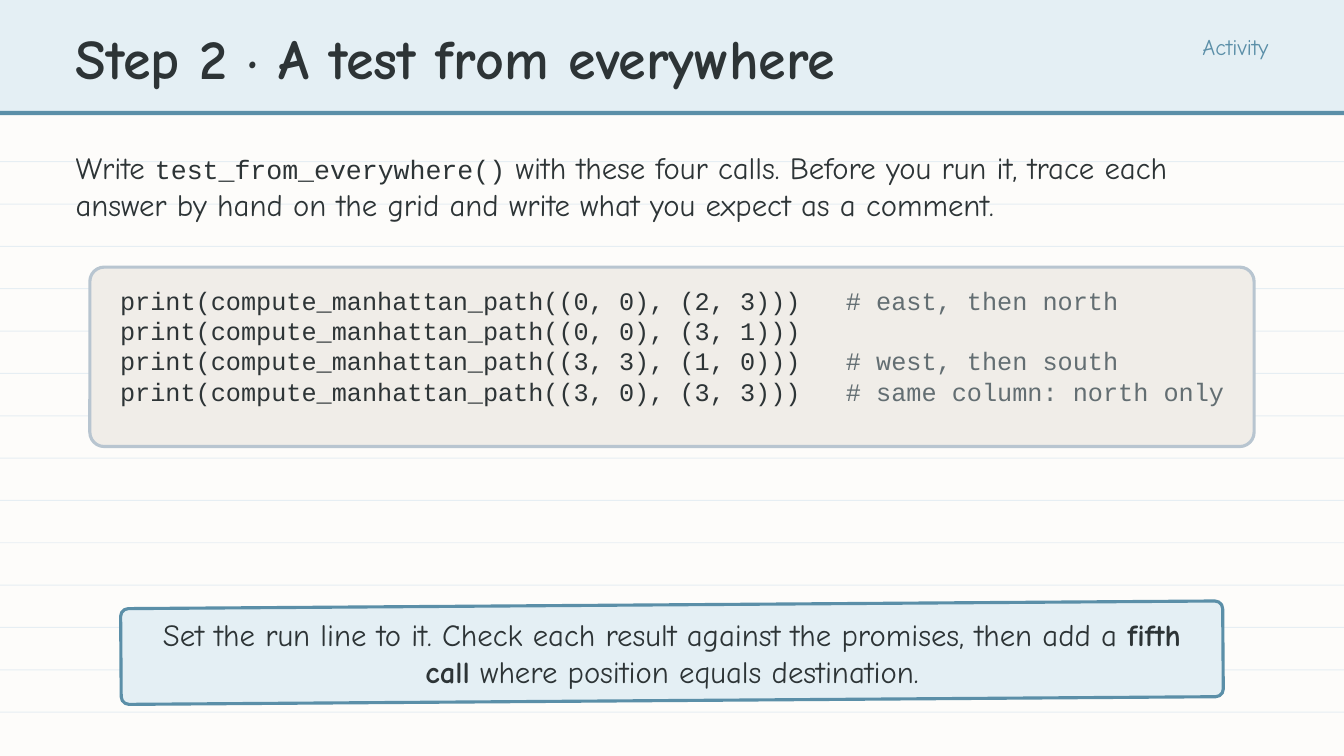
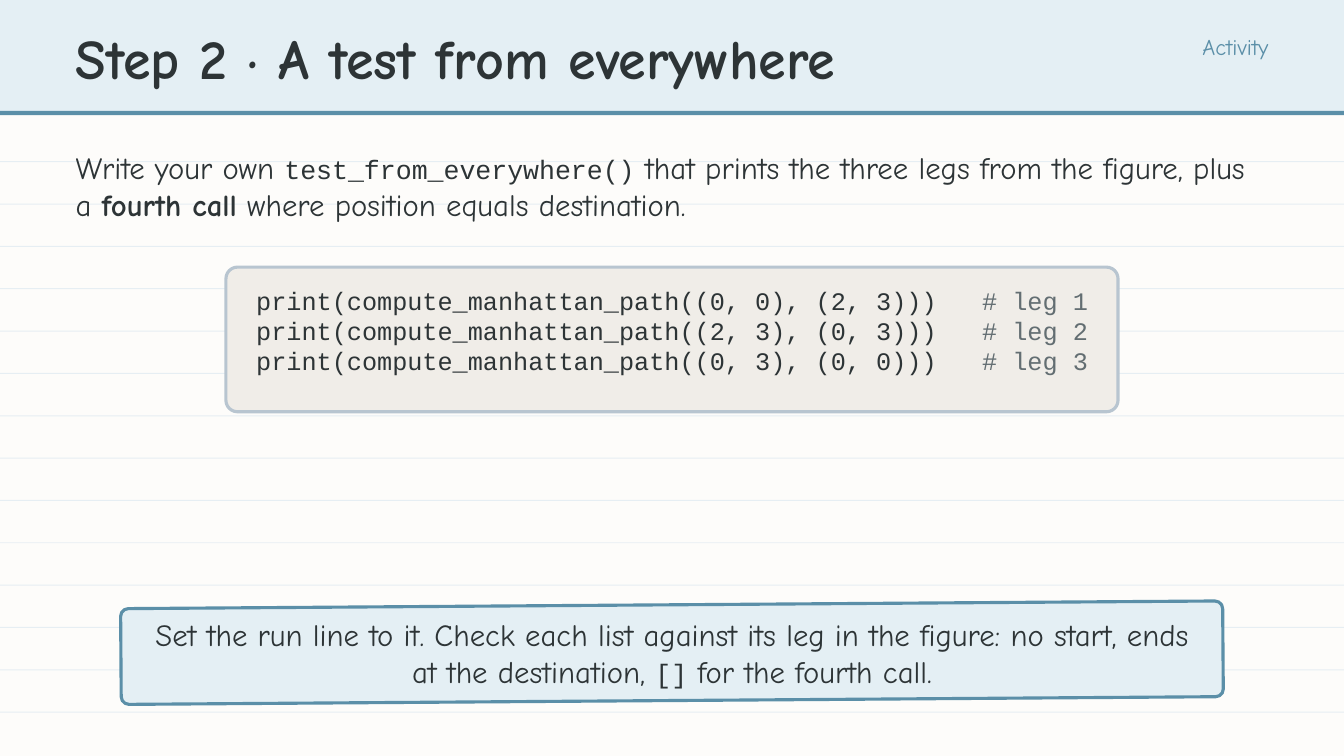
Before and after one commit to bradamiller/LearningPython, a slide deck: slide 17 of static/slides/module-04-manhattan/module-4-lesson-05-manhattan-function.pptx (slide 20 before the commit). Drawn at 1344x756 pixels with LibreOffice and Linux fonts; fonts in the diff are those of the drawing. Boxes give left, top, right and bottom in pixels: in the first picture for what was removed or moved away, otherwise in the second. Text is boxed around its words. In the diff, an @@ line names an element or a change of style, - is before the commit and + after.

```diff
--- a/static/slides/module-04-manhattan/module-4-lesson-05-manhattan-function.pptx
+++ b/static/slides/module-04-manhattan/module-4-lesson-05-manhattan-function.pptx
@@ text at (x1=76, y1=158, x2=1245, y2=222): text changed @@
-Write test_from_everywhere() with these four calls. Before you run it, trace each answer by hand on the grid and write what you expect as a comment.
+Write your own test_from_everywhere() that prints the three legs from the figure, plus a fourth call where position equals destination.
@@ rounded rectangle resized from (x1=90, y1=267, x2=1254, y2=447) to (x1=226, y1=267, x2=1118, y2=411) @@
@@ text at (x1=256, y1=291, x2=1088, y2=376): text changed @@
-print(compute_manhattan_path((0, 0), (2, 3))) # east, then north
-print(compute_manhattan_path((0, 0), (3, 1)))
-print(compute_manhattan_path((3, 3), (1, 0))) # west, then south
-print(compute_manhattan_path((3, 0), (3, 3))) # same column: north only
+print(compute_manhattan_path((0, 0), (2, 3))) # leg 1
+print(compute_manhattan_path((2, 3), (0, 3))) # leg 2
+print(compute_manhattan_path((0, 3), (0, 0))) # leg 3
@@ text at (x1=155, y1=625, x2=1189, y2=686): text changed @@
-Set the run line to it. Check each result against the promises, then add a fifth call where position equals destination.
+Set the run line to it. Check each list against its leg in the figure: no start, ends at the destination, [] for the fourth call.
```
Also in this commit, not shown: 7 other slides changed, 3 slides removed, 8 other files.
